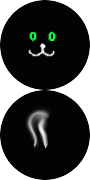
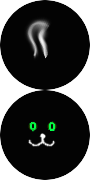
Comparing the layer stacks of the two 90x180 images. Changes:
added layer "Pasted Layer" above "Layer" over [left=0, top=90, right=90, bottom=180]
painted on "Layer" over [left=0, top=0, right=90, bottom=180]
